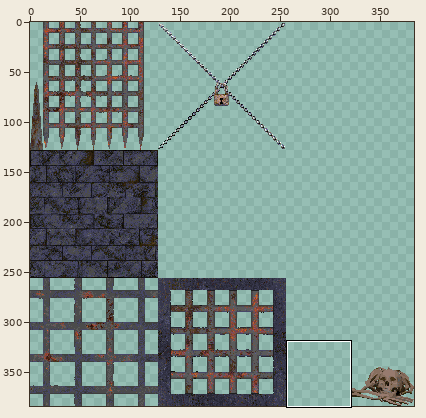
File history of a sprite sheet, assets/textures/dungeon-alpha.png. The first picture is a wide view before the edit; the outline marks the close-up.
Close-up. Before:
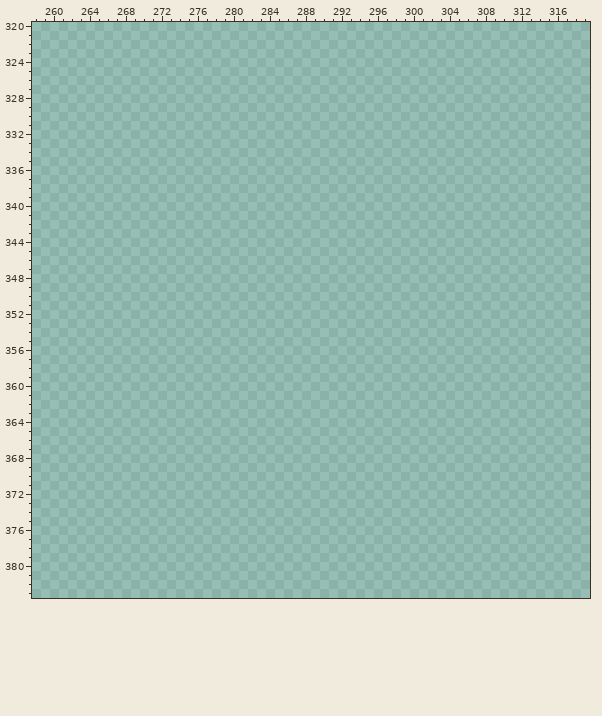
The file is 384x384 pixels. Colours within 5 levels of each other are drawn and written as one. Shown: x 258..319, y 320..383.
Now the later version:
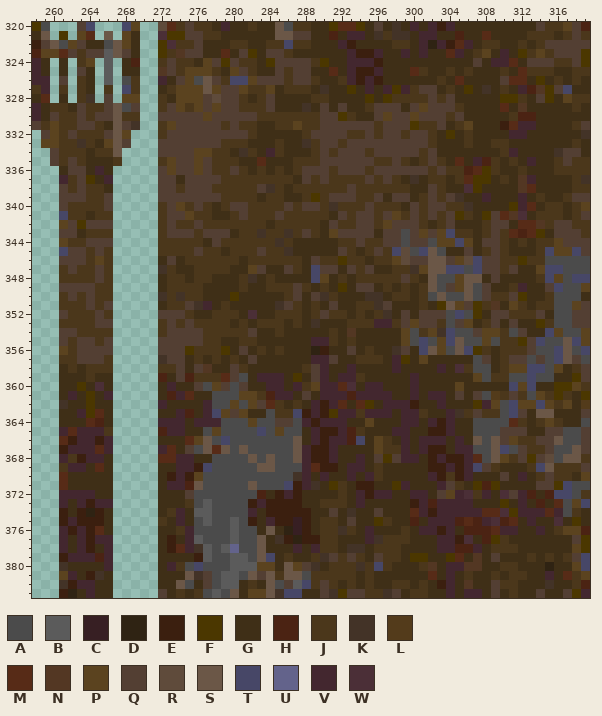
Palette (. is transparent): A #4b4b4b  B #5b5b5b  C #371f23  D #2f2313  E #3b1f0f  F #4b3700  G #3f2f17  H #4b2313  J #4b371b  K #433327  L #533b1b  M #572b17  N #533723  P #5b431f  Q #533f33  R #5f4b3b  S #6b5747  T #474767  U #63638b  V #43272f  W #4b2f37
Diff:
@@ x 258..319 @@
-320 ..............................................................
-321 ..............................................................
-322 ..............................................................
-323 ..............................................................
-324 ..............................................................
-325 ..............................................................
-326 ..............................................................
-327 ..............................................................
-328 ..............................................................
-329 ..............................................................
-330 ..............................................................
-331 ..............................................................
-332 ..............................................................
-333 ..............................................................
-334 ..............................................................
-335 ..............................................................
-336 ..............................................................
-337 ..............................................................
-338 ..............................................................
-339 ..............................................................
-340 ..............................................................
-341 ..............................................................
-342 ..............................................................
-343 ..............................................................
-344 ..............................................................
-345 ..............................................................
-346 ..............................................................
-347 ..............................................................
-348 ..............................................................
-349 ..............................................................
-350 ..............................................................
-351 ..............................................................
-352 ..............................................................
-353 ..............................................................
-354 ..............................................................
-355 ..............................................................
-356 ..............................................................
-357 ..............................................................
-358 ..............................................................
-359 ..............................................................
-360 ..............................................................
-361 ..............................................................
-362 ..............................................................
-363 ..............................................................
-364 ..............................................................
-365 ..............................................................
-366 ..............................................................
-367 ..............................................................
-368 ..............................................................
-369 ..............................................................
-370 ..............................................................
-371 ..............................................................
-372 ..............................................................
-373 ..............................................................
-374 ..............................................................
-375 ..............................................................
-376 ..............................................................
-377 ..............................................................
-378 ..............................................................
-379 ..............................................................
-380 ..............................................................
-381 ..............................................................
-382 ..............................................................
-383 ..............................................................
+320 FA...QT...TP..RMJQJJGVGGJGGSAJJGGFMMFGQGKGVGVEVGGGGGGGGGQJJPQH
+321 GS.F.PM.S.PG..WFFQQJJGGGGGGSSQQGGHGVVGKJKKGVVGGHGGMGGGGJJJGJQJ
+322 EQSAPQGGASPG..FWJJQGGGJJGGJJTJJGGGVEGGGGJJGVDVEMVGJJGGJGJQQQQQ
+323 HPPMQJQQBSQG..FJNQQGGMGQFGQQJGGGGGGVEEVGGVGVGGMVGJPGVGFJPJQQQF
+324 VG.G.JP.B.GH..JQJJGPQFQJJGFQQQQJFGGVVVEGGGGGGGGGGQGVVMGQQQJJQF
+325 VG.G.QG.B.GG..NQJPPPJGPQJGGQJQQGGMGVEEVGGGMJGGJGJGGGJGMJJJGGJJ
+326 VV.Q.JG.B.AJ..VGQPASQJTTPQQQJQQJGGJVEVEGGGGGGJGMGGGGQMMGFGJGJG
+327 JV.J.JG.J.TJ..GJPPPSPQQPJJPGJJJGKGGFGVGVFVJQQGJGFGKGJGVHNFQTGG
+328 GM.G.JK.Q.PP..JGPPPQRQQJGJQGGGGJJGGGGFGFJJJJQJQGGGGGFFJGQFGPJJ
+329 VGJJGQJJQSAQ..JQPJPQPQQJJJQGGGKGQGQGGJQQQGQPQQQJGGGGMGNGGGGGJG
+330 VGQJJQJQQSJJ..QQQQQPQQQQQJJJJJJJQQFJGGQPQQPQQQJQGGGGGJHHGGGGGG
+331 QJPJJQQJGSQK..JPQQQQQJQJJGGJJPJJQQQQQQJQQQFJJQGJPGGGEMVVGGGGJQ
+332 .QPJQJJJQSP...JQQQQQQQQQJGGGGGJQQQQJJQJQQJQQJGFGJGGGGVVGGGGGGK
+333 .PPJJKJGPSQ...QQQQQQQJJJGGGJGGKJQQJQQQQQQQQQJGGGJGGJJGGGGGGGJG
+334 ..QJJJGJJS....QQQQPPJJGKJGVJGGGJQJQQQJQQQQQJQGGGGGGGJVGGGGKQQG
+335 ..QJQJGGGJ....JPQQPQJJJGGMGGGJJJQQQQQQJJQJGJQJGMGVHJGJGVGGJQJJ
+336 ...GQQGVG.....QPQQPQJJQJGJGJGJQQQJQQQJQQQQQQJQJJHMFJGGJGGGJJJJ
+337 ...VJQFGV.....QQGQQQQJJJJJJJJGQJQJJJJQJQJGKGJJGJMFFGJGNVGGGGJK
+338 ...QJQJJG.....QQJQQQJJJJJQKJGJJJJJJQJJJJJJGGQJGGWFGGGGNMGGGGJJ
+339 ...QQQJJQ.....QQQQQQQJJJJGJJGGJFJQQQJJQGQQGJQJQKGGVGGGVGJGGJQQ
+340 ...QJJJJQ.....JQPJQJGJQQJJJJQJQQJKJJJQJJJGQJQQJJKGGGGFVMGJJGJP
+341 ...TJJGJJ.....JQQPJJGGJQJJJQJJJJJGQJQQJQPJQJQJQFJGFQMNWGJJJGJQ
+342 ...PQFQQQ.....JQJJQJJJJJJJGJJJJJGQJJQQJPQQQJGJQGGGJQQGMMNJQQJJ
+343 ...QQGJJJ.....JQQQJQQQGJJKJJKJQJGPQQQQGQQAQPQPTJJGJQJMHMFGQQQJ
+344 ...PJJQQQ.....JJJJJGQJJJJJJKJGGGGGJJQJJQQAQQAPPTPGQQJGJGJJPQQQ
+345 ...TQQJQJ.....JJJJQJJGJJJQJJKGGGGGQJGJQJTRATSAGGQGJQJGGGJTPPTQ
+346 ...QQQJPJ.....GQGJJJJJJGJJJJJJGQJJFJJGJJPRQQSSQPRTQQJJFJJAAAAA
+347 ...JQJJQJ.....KJGGJJJJGGPQGGQJGTQQGQJQGGJJKPSSTTATQQJQGGPTTAAA
+348 ...JJJJQJ.....GJJGJJGGGJKGJGGGGTPGJGJJJJJQJGSAAPSSGQGGGGJTPATT
+349 ...QQQQJJ.....GJJJJGGGGJGGJJJQJGJGFGQQGJGJGJSAQPSAQGGJVGGQTAAP
+350 ...JQJQJJ.....KJKJJGGGFGGGGGJQGQKJGGGKKGJJGJASAASAQJJQFGGJAAAG
+351 ...JJJQJQ.....GJJQKVGJGGGGGKQJGJGQGGJJKQGGGJGFSPQFJNGPJGJJAAPQ
+352 ...QJJJQJ.....QQQJGGJJJGWGGJJJGJQJJGJGJKGQGQQQATAFGQQJJJQGAAQQ
+353 ...JJJJQQ.....JQJQJJJJGJGJJJGJGKGGGJJJVVJQPQQJAQPGJQGQGGFJAAQQ
+354 ...QQJJJJ.....JQQQQJJJJJQGGJGGGGGJGNGGGGGPAJPKTAAQPPJAQGGTPAAP
+355 ...QJQQJQ.....QQQQQJJGGJJGGGGGGVVJGJGGGGGPATAPTSAAPAJJFQTAASTP
+356 ...PJQQQQ.....QQQFJJJFGQGJGJGGGDEGGQGJGGKQGTSPASTFJGJJJQAATSAT
+357 ...JJQQQJ.....KQQGJGJGJGQGGGGGGVVQGGJJJGVFGPGGGGGAQGJQQAQATSQA
+358 ...GJGJJJ.....JJQGQNGGQJGGGGGGJQVGGVGGGGVGGGGVGWJAAGJPPTTAPGJQ
+359 ...GGGJGG.....HGQHJJJMQAGVVVGFGQVGVVJGGGGGVGGGGGGPAJJAATAAGGFQ
+360 ...GGFGWG.....GVGGQAPQAQGGVVGVJPVVMWGVVGGGVGGGGPGGGGGTPTGGFFPJ
+361 ...GVGFGV.....GHVMGGAAAPPJHVVGQGVVVHVVVVGGVGVVGQGQALJQJAPJFJGF
+362 ...KGGFGG.....VGGGGVAAPAPQMJGJGVEVMGMFGVVVEGGVGGGFVPATPPTPJPGL
+363 ...GGVFMG.....GGVHGVTPQPGGAJJTEVEFVVJVVVGVVJGGVKJQJJATQGSSGGGQ
+364 ...GGGMHG.....VVVGVVVAAAPAAQQAVEVVVGGPGGGVVGVEVGGAAAAMJGJPJGGA
+365 ...VMVVVJ.....HVVGGAPAAAATAPAAGVEEVHJGGGVVGGEEVGGAAAQQQGGQQAAQ
+366 ...MEVVEV.....GGGMPSATAAAAAAASGVEVVHTGPJGVGVVVGVGSASQPJJQQSAAQ
+367 ...EVVVMV.....VMGQASMSASAAAAASVEEVGGGGPJJVGVEEGVVAASTAQJJQAASQ
+368 ...VJEVVG.....MMVVGGAAAASASAASVEEVGGVGQFQVVGEVEEVMASPJQFQRASSJ
+369 ...JVVGMG.....GGVVETAAAAASSAAAVMEEGVVGJGGGGGEEVEVTQJGGGJTSJJJQ
+370 ...MGGGGG.....GEVEPAAAAAAAAAAKVGVGGVGVJGGGGGVEJEVGGGQGVGJQJJGP
+371 ...MGGGGG.....GVVHSAAAAASAAATEVKGFJGEEGGFVGGGVQJGFHFGGGGQQFTAA
+372 ...VVVVGG.....GGGQAAAAAAAHGEVEGGGGJGVEVVGGVVGQPVWJVGWQVHGHTTAJ
+373 ...VGVEVV.....GGGJABAAAAEVEEEEGGJJJGVGGGGGEVHVVVVGGGFGVGHGMAPT
+374 ...EGEDEG.....GJVGBBAAAAVGEEEEEGGQGKGGQGGGMVEVVVVVMMWFVVVMVAJG
+375 ...EVEEEG.....JGVGABAABAEGVEECEGJJGQGGFJGGHGVVVHMHVWHMGVGGWGFG
+376 ...VEVEMG.....GGJVAAAABAAGSGDCEGJJKJGVGGGJGVVEVGHHHMVVGGVGJPPH
+377 ...VGVEVV.....GEGVBAAABAASGKEDEEJJGGGVKJJJGGGVVEWGHFJGGGGGGGQF
+378 ...VGVEGV.....GEMVKBABUAASGGGVGVJJGKKGJJJGGGGVVHHVGJJJGGGGGGPF
+379 ...EVVVHV.....GGGGEBAABBASTGJGGJKQJQJGQJJGFFGGFMGNGQGGGJGJGJQT
+380 ...KGGGGV.....GVJATAAABBBPPGSPQKGJJJKJTJGGGJNGVVNNGGJJGGGDGGPT
+381 ...PVGEKG.....GGGSKQABBASQSJSSAJJJJJGJGGGGGGMGVGJGGJGJJGGVGMJP
+382 ...KEVVGG.....GGSAGQABBGJGSAQBTJQJGJGJGGJJGJGEVGNGGQJJGGGKGGJH
+383 ...EDGVGG.....QGJGJABASGPPSKTTGGQKFQQJJKQGJJGGVGVVGQGJGGQGGQFV
Changed places in both close-ups, as pixel boxes (x1, y1, x2, y2):
added: (32, 22, 590, 598)
